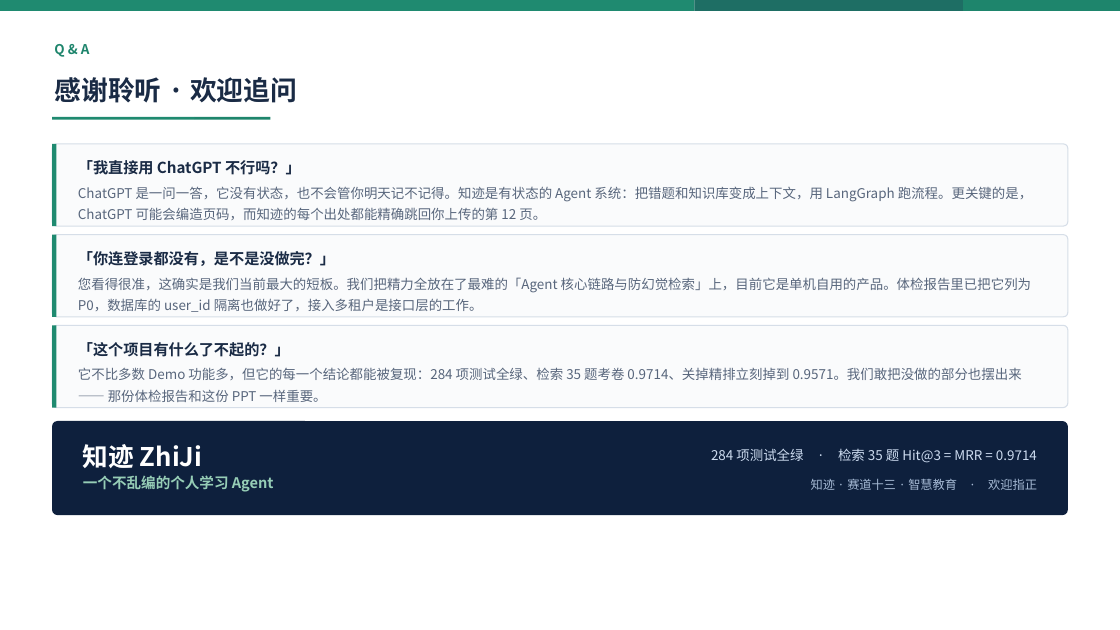
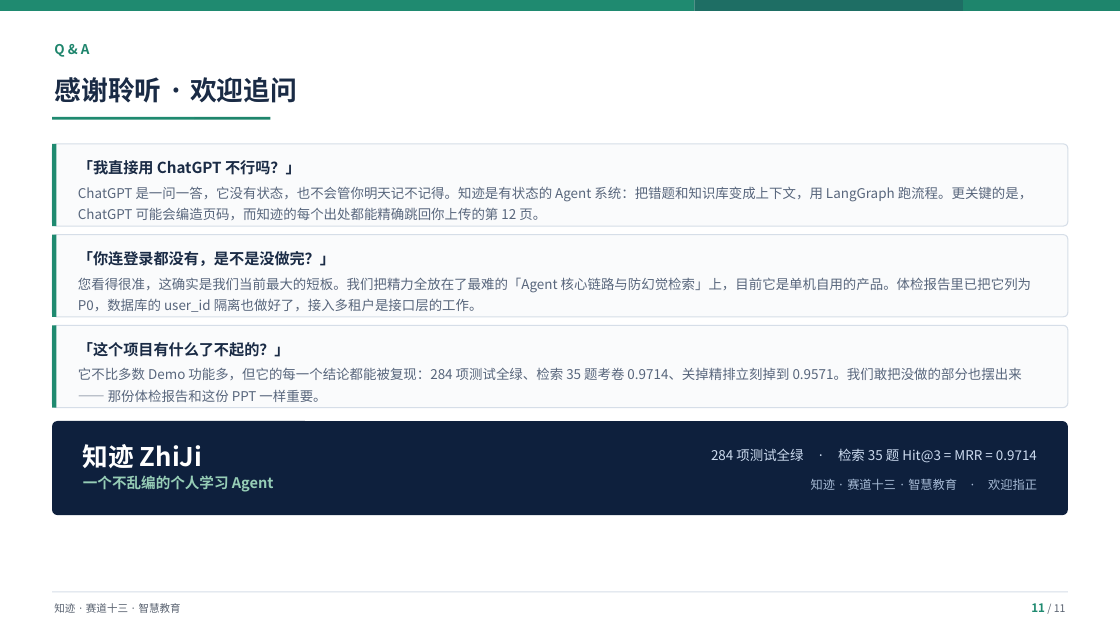
Before and after one commit to Baicaicn23/StudyGraph, a slide deck: slide 11 of docs/作品集/参赛/知迹答辩/知迹答辩.pptx (slide 10 before the commit). Drawn at 1120x630 pixels with LibreOffice and Linux fonts; fonts in the diff are those of the drawing. Boxes give left, top, right and bottom in pixels: in the first picture for what was removed or moved away, otherwise in the second. Text is boxed around its words. In the diff, an @@ line names an element or a change of style, - is before the commit and + after.

```diff
--- a/docs/作品集/参赛/知迹答辩/知迹答辩.pptx
+++ b/docs/作品集/参赛/知迹答辩/知迹答辩.pptx
@@ rectangle added at (52, 592, 1068, 592), fill #D6DEE8 @@
@@ text added at (54, 603, 181, 613), 9 pt, text #596270 @@
+知迹 · 赛道十三 · 智慧教育
@@ text added at (1031, 603, 1066, 612), 9 pt, text #596270 @@
+11 / 11
```
Also in this commit, not shown: 8 other slides changed, 1 slide added, 2 other files.
